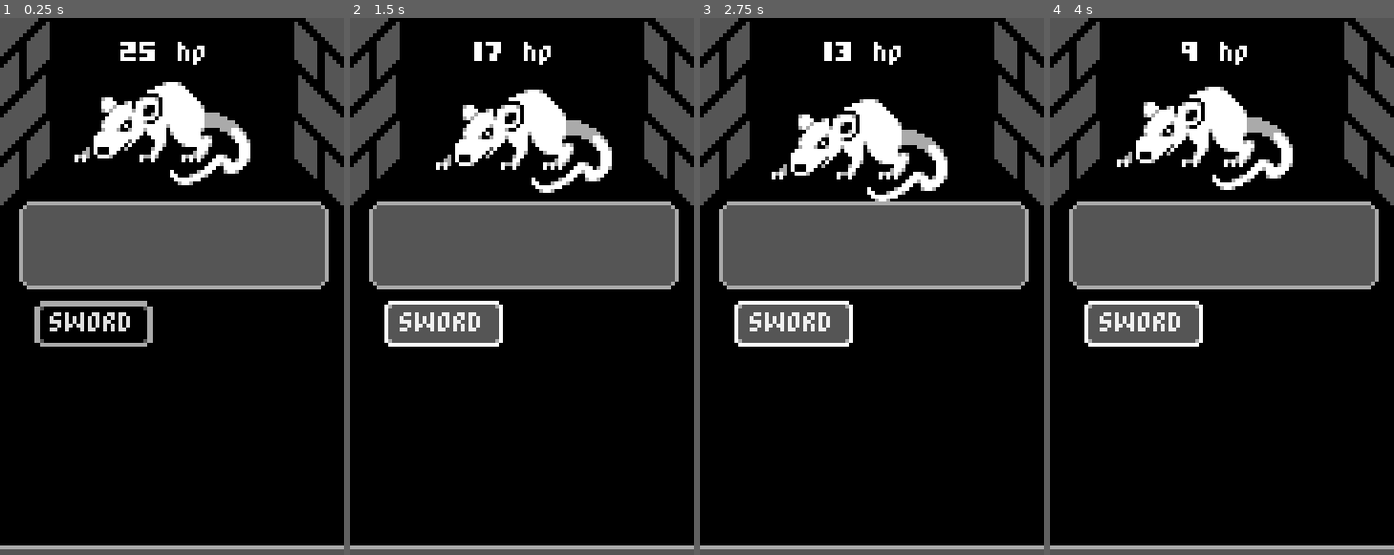
Above: before the commit, frames 1-4 (left to right).
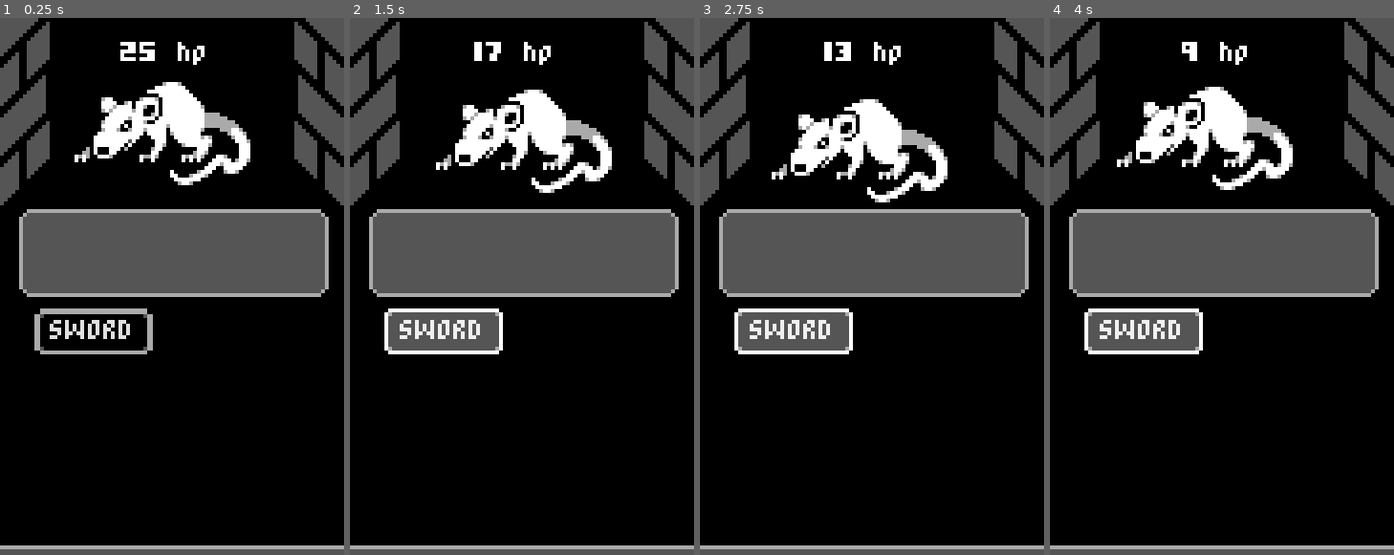
Above: after the commit, the same moments.

Repository: alicjaswiers/Mobile_RPG
Game: Godot game, scene res://Battle.tscn
Two runs of this game, one before a commit and one after it. Both use one fixed random seed, a clock stepped at 60 frames per second and the inputs below.
Inputs:
- Up to frame 1 (0.25 s): no input
- Up to frame 2 (1.5 s): click "SWORD" at 0.5 s; click "SWORD" at 1.25 s
- Up to frame 3 (2.75 s): click "SWORD" at 2 s
- Up to frame 4 (4 s): tap Enter at 3.5 s

The runs differ from the first frame. In frame 1, 5.5% of the frame differs, in the area x 5-96%, y 34-63%; in frame 2, 5.8%; in frame 3, 5.8%; in frame 4, 5.8%.

Commit message:
Update Battle.tscn

Diff:
--- a/Battle.tscn
+++ b/Battle.tscn
@@ -37,15 +37,15 @@
 
 [node name="StatsPanel" type="Panel" parent="UI"]
 margin_left = 5.0
-margin_top = 48.0
+margin_top = 50.0
 margin_right = 86.0
-margin_bottom = 71.0
+margin_bottom = 73.0
 
 [node name="SwordButton" type="Button" parent="UI"]
 margin_left = 9.0
-margin_top = 74.0
+margin_top = 76.0
 margin_right = 40.0
-margin_bottom = 86.0
+margin_bottom = 88.0
 text = "SWORD"
 icon_align = 1
 
